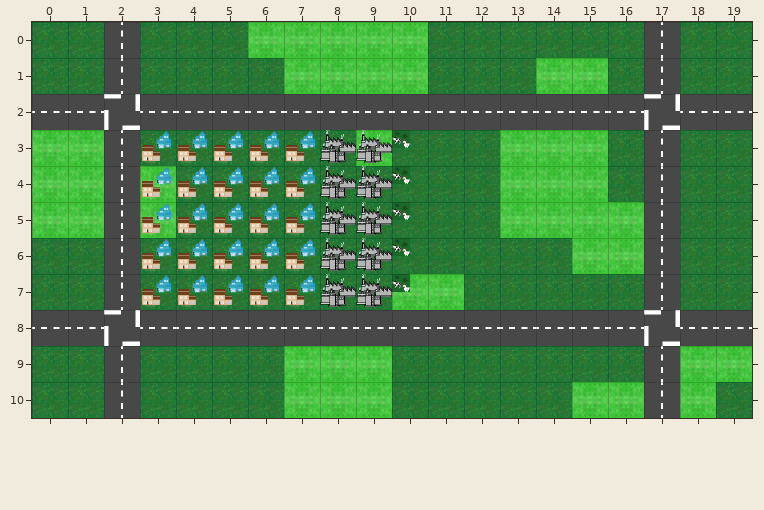
Tiled map -- static/assets/level.tmx. This is how it looked before the edit.
Cells are 64x64 px. Shown: x 0..19, y 0..10.
The same view after the edit:
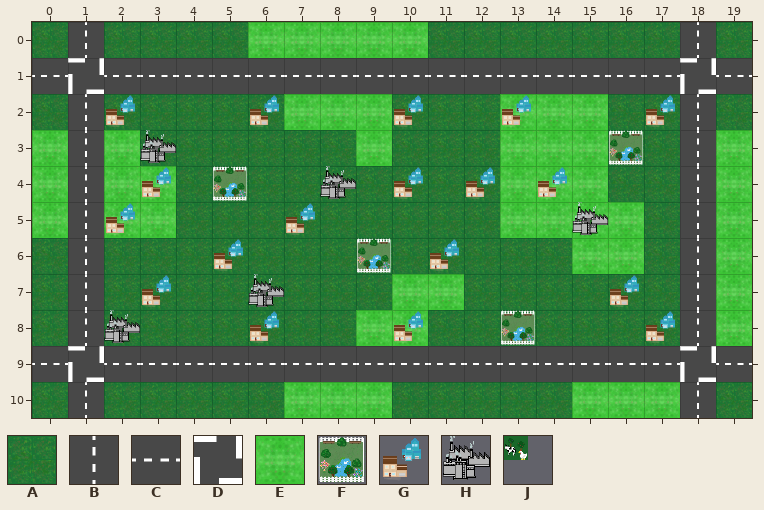
Key: from "spritesheet": A 1, B 3, C 4, D 5, E 7, F 54, G 59, H 62, J 63.
_ is an empty cell.
Edits made:
Layer "Ground":
Tile A gives way to one hidden under a higher layer in rows 3 to 7 at x 18.
The edit turns tile A into tile E in rows 3 to 7 at x 19.
Layer "Roads":
The edit turns tile C into tile B in row 2 at x 1 and 18; in row 8 at x 1 and 18.
There is now tile B in row 0 at x 1 and 18; in rows 3 to 7 at x 1 and 18; in row 10 at x 1 and 18.
The edit turns tile B into tile C in row 1 at x 2 and 17; in row 9 at x 2 and 17.
There is now tile C in row 1 at x 0, 3 to 16 and 19; in row 9 at x 0, 3 to 16 and 19.
There is now tile D in row 1 at x 1 and 18; in row 9 at x 1 and 18.
Tile B is gone in row 0 at x 2 and 17; in rows 3 to 7 at x 2 and 17; in row 10 at x 2 and 17.
Tile C is gone in row 2 at x 0, 3 to 16 and 19; in row 8 at x 0, 3 to 16 and 19.
Tile D is gone in row 2 at x 2 and 17; in row 8 at x 2 and 17.
Layer "Buildings":
The edit turns tile G into tile F in row 4 at x 5.
The edit turns tile H into tile F in row 6 at x 9.
There is now tile F in row 3 at x 16; in row 8 at x 13.
The edit turns tile J into tile G in row 4 at x 10.
There is now tile G in row 2 at x 2, 6, 10, 13 and 17; in row 4 at x 12 and 14; in row 5 at x 2; in row 6 at x 11; in row 7 at x 16; in row 8 at x 6, 10 and 17.
The edit turns tile G into tile H in row 3 at x 3; in row 7 at x 6.
There is now tile H in row 5 at x 15; in row 8 at x 2.
Tile G is gone in row 3 at x 4 to 7; in row 4 at x 4 and 6 to 7; in row 5 at x 3 to 6; in row 6 at x 3 to 4 and 6 to 7; in row 7 at x 4 to 5 and 7.
Tile H is gone in row 3 at x 8 to 9; in row 4 at x 9; in row 5 at x 8 to 9; in row 6 at x 8; in row 7 at x 8 to 9.
Tile J is gone in row 3 at x 10; in rows 5 to 7 at x 10.
Boxes around the changes in both pictures, in picture pixels (x1, y1, x2, y2):
changed: (32, 22, 752, 418)
